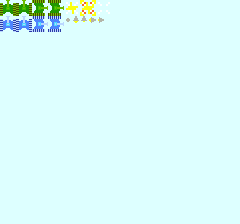
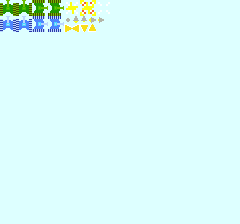
Layered file, before and after one edit (240px x 224px). Changes by layer:
painted on "Background" over (64, 24, 96, 32)
